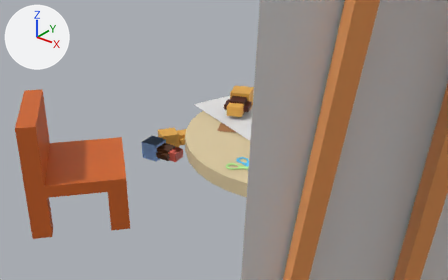
The Blender file resources/blender/decor.blend: old version first, new version second.
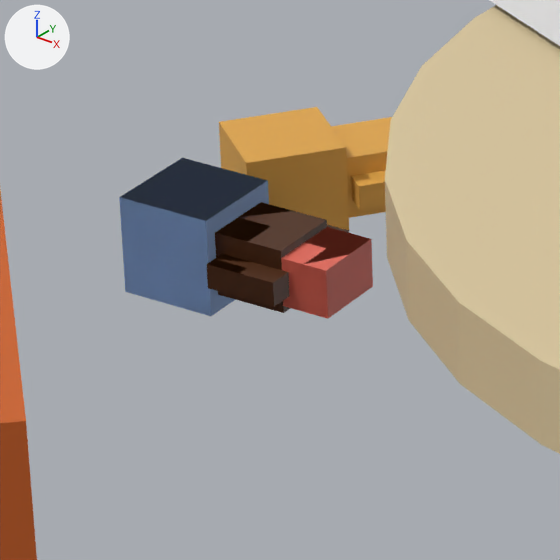
Old and new are each drawn from a 50 mm lens placed at (48.8, -81.6, 46.1), pointed at (-22.1, 7.0, -8.8) and again close up on the part from 27% to 48% of the width and 39% to 72% of the height. The lights are fixed; the arrows at upper left show +X, +Y and +Z.

In view in the first close-up: 'Child chair', 'Child table', 'Paper.001', 'Toy Cube.004', 'Toy Cube.005'.
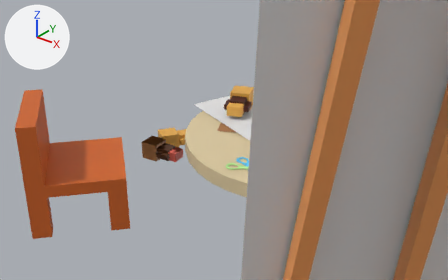
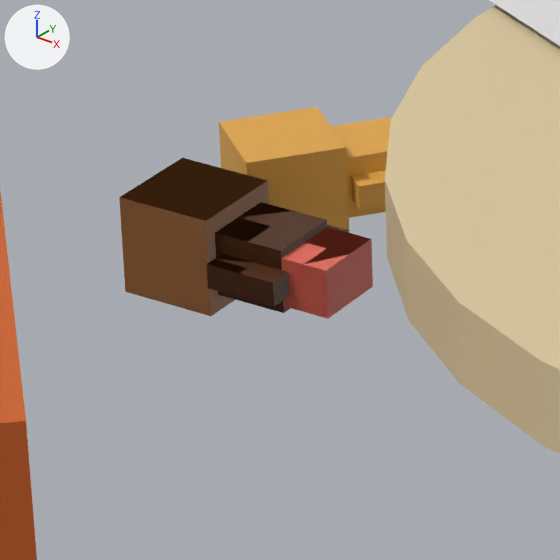
Changed parts and their boxes (x1, y1, x2, y2) in the close-ups (560 x 560 px):
part 1 of me_cube_009, recoloured (blue to brown): (119, 158, 269, 316) in both

The change, as a list of edits to the scene's bpy script:
```text
Change me_cube_009:
    where me_cube_009.from_pydata(...)  # 120 vertices, 60 faces; spans x -2.0..2.0, y -2.5..2.5, z -1.0..8.0
    used by ob_toy_cube_004; location = (-27.99, -1.05, -10.79); rotation_euler = (2.994, 1.571, 0.0), in degrees (172, 90, 0); scale = (0.88, 0.88, 0.88)
    me_cube_009 part 1: all 12 faces that had it switch from mat_floorlight (blue #8cb3ed) to mat_flower_pot (brown #ad7647)
```
